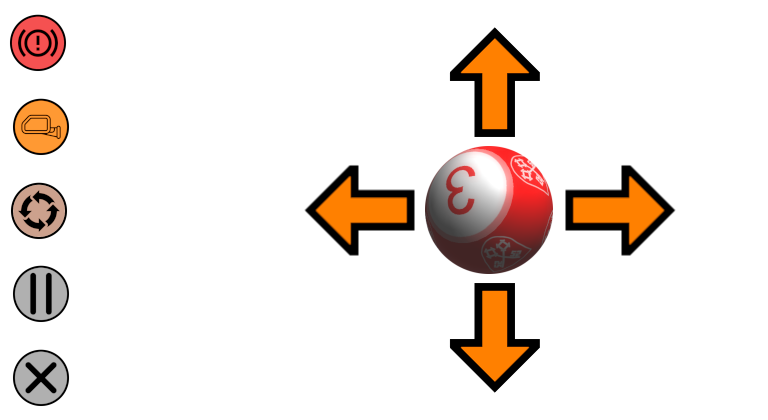
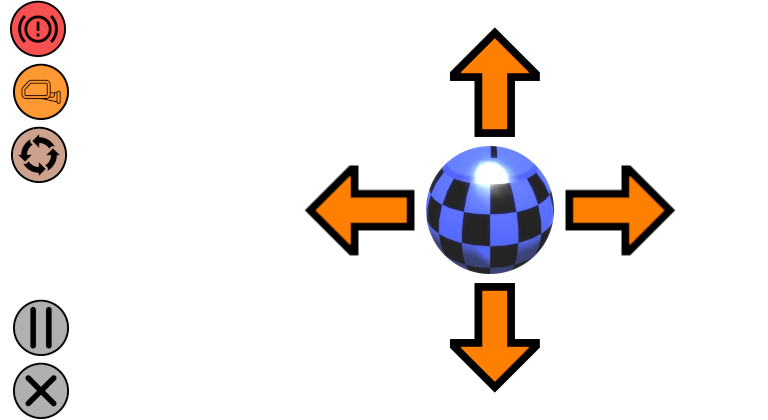
The second 768px x 420px image is a revision of the first. Changes to its layers:
painted on "keyboard_joypad" over [9,0,554,420]
